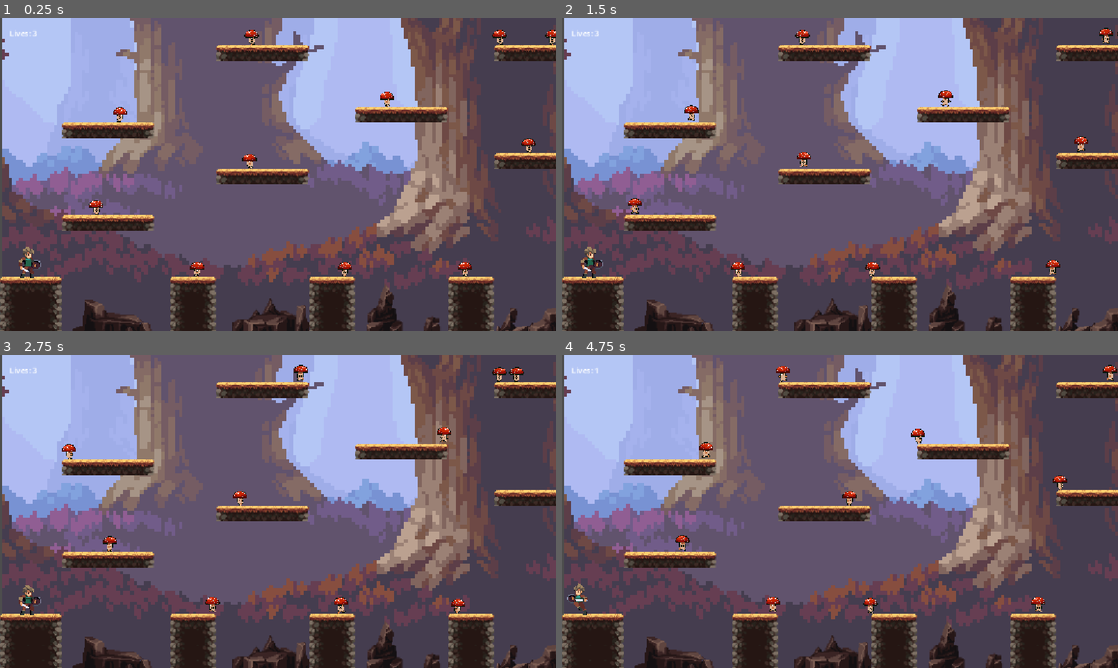
Above: before the commit, frames 1-4 (two rows, left to right).
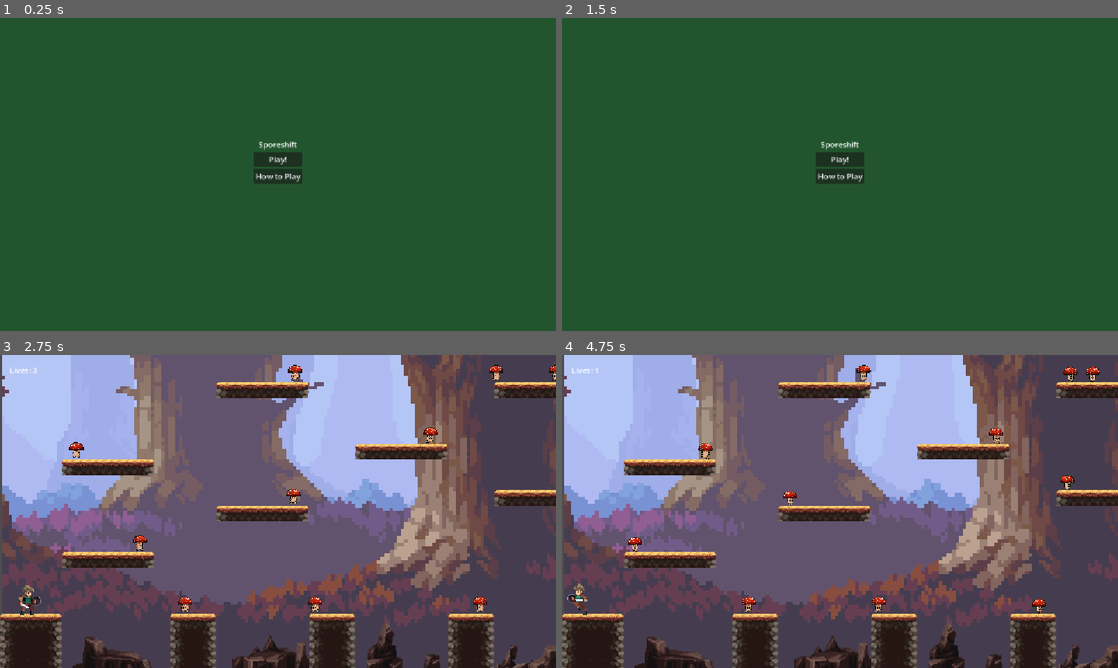
Above: after the commit, the same moments.

Repository: aidanrohm/Aidan-Rohm-Lab-IVGD
Game: Godot game, scene res://scenes/menu.tscn
Same seed, same stepped clock (60 frames per second), same inputs: the game is played once before the commit and once after it. Before the commit the project starts from res://scenes/main.tscn.
Inputs (mouse positions are in pixels of both pictures, inside the frame that each line leads up to):
- Up to frame 1 (0.25 s): no input
- Up to frame 2 (1.5 s): click (840, 177) at 0.5 s, where only the run after the commit has a clickable "How to Play"; click (573, 24) at 1.25 s, where only the run after the commit has a clickable "Back"
- Up to frame 3 (2.75 s): click (278, 495) at 2 s, where only the run after the commit has a clickable "Play!"
- Up to frame 4 (4.75 s): hold Right (ui_right) 2.78-4.28 s; tap Up (ui_up) at 3.02, 3.77 s; hold Left (ui_left) from 4.28 s (still down)

The runs differ from the first frame. In frame 1, 100% of the frame differs, in the area x 0-100%, y 0-100%; in frame 2, 100%; in frame 3, 1.4%; in frame 4, 1.4%.

Commit message:
Structure Change
Main scene was changed to a menu screen.

Menu screen has buttons that take you to a "how to" screen or the first level.  The how to screen can take the player back to the menu screen. Selecting play will start the game on level 1

Diff:
--- a/2D-game/project.godot
+++ b/2D-game/project.godot
@@ -11,7 +11,7 @@
 [application]
 
 config/name="Lab3"
-run/main_scene="uid://baayw8jhqaav7"
+run/main_scene="uid://ci15ir0in351u"
 config/features=PackedStringArray("4.5", "Forward Plus")
 config/icon="res://icon.svg"
 
--- /dev/null
+++ b/2D-game/scenes/howtoplay.tscn
@@ -0,0 +1,52 @@
+[gd_scene load_steps=2 format=3 uid="uid://xu60cds63qac"]
+
+[ext_resource type="Script" uid="uid://buqlg7i7awub6" path="res://scripts/how_to_play.gd" id="1_hsfox"]
+
+[node name="HowToPlay" type="Control"]
+layout_mode = 3
+anchors_preset = 15
+anchor_right = 1.0
+anchor_bottom = 1.0
+grow_horizontal = 2
+grow_vertical = 2
+script = ExtResource("1_hsfox")
+
+[node name="ColorRect" type="ColorRect" parent="."]
+layout_mode = 1
+anchors_preset = 15
+anchor_right = 1.0
+anchor_bottom = 1.0
+grow_horizontal = 2
+grow_vertical = 2
+color = Color(0.13333334, 0.33333334, 0.1764706, 1)
+
+[node name="InstructionsLabel" type="RichTextLabel" parent="."]
+layout_mode = 1
+anchors_preset = 8
+anchor_left = 0.5
+anchor_top = 0.5
+anchor_right = 0.5
+anchor_bottom = 0.5
+offset_left = -234.25
+offset_top = -137.75
+offset_right = 234.25
+offset_bottom = 137.75
+grow_horizontal = 2
+grow_vertical = 2
+text = "Controls:
+		- Move: W / A / S / D
+		- Jump: Spacebar / W
+		- Attack: Enter
+
+Objective:
+		- Eliminate all mushrooms to advance to the next level
+
+WARNING:
+		- Try not to stay still!"
+
+[node name="BackButton" type="Button" parent="."]
+layout_mode = 0
+offset_right = 8.0
+offset_bottom = 8.0
+text = "Back
+"
--- a/2D-game/scenes/main.tscn
+++ b/2D-game/scenes/level1.tscn
@@ -1,16 +1,16 @@
 [gd_scene load_steps=18 format=3 uid="uid://baayw8jhqaav7"]
 
-[ext_resource type="Script" uid="uid://b2fbt3addu8e6" path="res://scenes/main.gd" id="1_choun"]
-[ext_resource type="Texture2D" uid="uid://dq44pogu13a01" path="res://assets/background/background_layer_1.png" id="1_sugp2"]
-[ext_resource type="Texture2D" uid="uid://bm4bk5gy15e5g" path="res://assets/background/background_layer_2.png" id="2_jyhfs"]
-[ext_resource type="Texture2D" uid="uid://cny3q8vkdu65y" path="res://assets/background/background_layer_3.png" id="3_tbgi4"]
-[ext_resource type="Texture2D" uid="uid://x0qeyeillse3" path="res://assets/tileset/oak_woods_tileset.png" id="4_jyhfs"]
-[ext_resource type="Texture2D" uid="uid://cin40h5lots3b" path="res://assets/tileset/props1.png" id="5_85g3d"]
-[ext_resource type="PackedScene" uid="uid://cfk34clxvyxak" path="res://scenes/player.tscn" id="6_o6xl0"]
-[ext_resource type="Script" uid="uid://b82n13jqrwxm8" path="res://scripts/killbox.gd" id="7_tipki"]
-[ext_resource type="PackedScene" uid="uid://coeupelbn6wq4" path="res://scenes/mushroom.tscn" id="8_85g3d"]
-[ext_resource type="AudioStream" uid="uid://0kdno8cm84bv" path="res://assets/music.mp3" id="8_tipki"]
-[ext_resource type="PackedScene" uid="uid://c7t0701lcllsd" path="res://scenes/checkpoint.tscn" id="11_ya4ey"]
+[ext_resource type="Script" uid="uid://b2fbt3addu8e6" path="res://scripts/main.gd" id="1_u3awl"]
+[ext_resource type="Texture2D" uid="uid://dq44pogu13a01" path="res://assets/background/background_layer_1.png" id="2_2ku1j"]
+[ext_resource type="Texture2D" uid="uid://bm4bk5gy15e5g" path="res://assets/background/background_layer_2.png" id="3_f31uk"]
+[ext_resource type="Texture2D" uid="uid://cny3q8vkdu65y" path="res://assets/background/background_layer_3.png" id="4_gnai3"]
+[ext_resource type="Script" uid="uid://b82n13jqrwxm8" path="res://scripts/killbox.gd" id="5_i8kv5"]
+[ext_resource type="PackedScene" uid="uid://c7t0701lcllsd" path="res://scenes/checkpoint.tscn" id="6_dxn3v"]
+[ext_resource type="Texture2D" uid="uid://cin40h5lots3b" path="res://assets/tileset/props1.png" id="7_14jow"]
+[ext_resource type="Texture2D" uid="uid://x0qeyeillse3" path="res://assets/tileset/oak_woods_tileset.png" id="8_mvsps"]
+[ext_resource type="PackedScene" uid="uid://cfk34clxvyxak" path="res://scenes/player.tscn" id="9_jvkml"]
+[ext_resource type="PackedScene" uid="uid://coeupelbn6wq4" path="res://scenes/mushroom.tscn" id="10_3w4mx"]
+[ext_resource type="AudioStream" uid="uid://0kdno8cm84bv" path="res://assets/music.mp3" id="11_u068y"]
 
 [sub_resource type="RectangleShape2D" id="RectangleShape2D_tipki"]
 size = Vector2(1192, 18)
@@ -2740,7 +2740,7 @@
 sources/0 = SubResource("TileSetAtlasSource_tbgi4")
 
 [node name="Main" type="Node2D"]
-script = ExtResource("1_choun")
+script = ExtResource("1_u3awl")
 
 [node name="UI" type="CanvasLayer" parent="."]
 
--- a/2D-game/scenes/main.gd
+++ /dev/null
@@ -1 +0,0 @@
-extends Node2D
--- /dev/null
+++ b/2D-game/scenes/menu.tscn
@@ -0,0 +1,47 @@
+[gd_scene load_steps=2 format=3 uid="uid://ci15ir0in351u"]
+
+[ext_resource type="Script" uid="uid://v55kd8wr57xu" path="res://scripts/menu.gd" id="1_yqeox"]
+
+[node name="Menu" type="Control"]
+layout_mode = 3
+anchors_preset = 15
+anchor_right = 1.0
+anchor_bottom = 1.0
+grow_horizontal = 2
+grow_vertical = 2
+script = ExtResource("1_yqeox")
+
+[node name="ColorRect" type="ColorRect" parent="."]
+layout_mode = 1
+anchors_preset = 15
+anchor_right = 1.0
+anchor_bottom = 1.0
+grow_horizontal = 2
+grow_vertical = 2
+color = Color(0.13333334, 0.33333334, 0.1764706, 1)
+
+[node name="VBoxContainer" type="VBoxContainer" parent="."]
+layout_mode = 1
+anchors_preset = -1
+anchor_left = 0.5
+anchor_right = 0.5
+offset_left = -50.0
+offset_top = 250.0
+offset_right = 50.0
+offset_bottom = 343.0
+grow_horizontal = 2
+
+[node name="TitleLabel" type="Label" parent="VBoxContainer"]
+layout_mode = 2
+text = "Sporeshift"
+horizontal_alignment = 1
+
+[node name="PlayButton" type="Button" parent="VBoxContainer"]
+texture_filter = 2
+layout_mode = 2
+text = "Play!"
+
+[node name="HowToButton" type="Button" parent="VBoxContainer"]
+texture_filter = 2
+layout_mode = 2
+text = "How to Play"
--- /dev/null
+++ b/2D-game/scripts/how_to_play.gd
@@ -0,0 +1,9 @@
+extends Control
+
+@onready var back_button: Button = $BackButton
+
+func _ready():
+	back_button.pressed.connect(_on_back_pressed)
+
+func _on_back_pressed():
+	get_tree().change_scene_to_file("res://scenes/menu.tscn")
--- /dev/null
+++ b/2D-game/scripts/menu.gd
@@ -0,0 +1,17 @@
+extends Control
+
+@onready var play_button: Button = $VBoxContainer/PlayButton
+@onready var how_to_button: Button = $VBoxContainer/HowToButton
+
+func _ready():
+	# Connect button signals
+	play_button.pressed.connect(_on_play_pressed)
+	how_to_button.pressed.connect(_on_how_to_pressed)
+
+# Function to take the player to the first level when they click play
+func _on_play_pressed():
+	get_tree().change_scene_to_file("res://scenes/level1.tscn")
+
+# Function to take the player to the how to play screne when they click play
+func _on_how_to_pressed():
+	get_tree().change_scene_to_file("res://scenes/howtoplay.tscn")
Not shown: 5 places in 2D-game/scenes/level1.tscn that only renumber resources
Not shown, removed: 2D-game/scenes/main.gd.uid
Not shown, added: 2D-game/scripts/how_to_play.gd.uid
Not shown, added: 2D-game/scripts/menu.gd.uid
Not shown, changed: 2D-game/README.md
